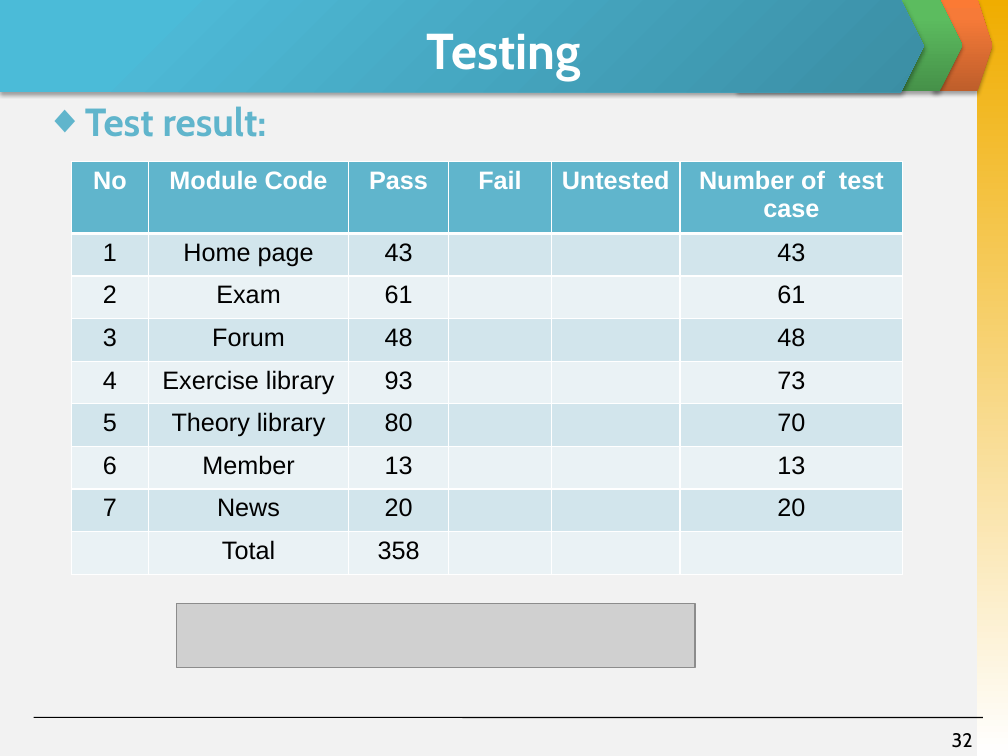
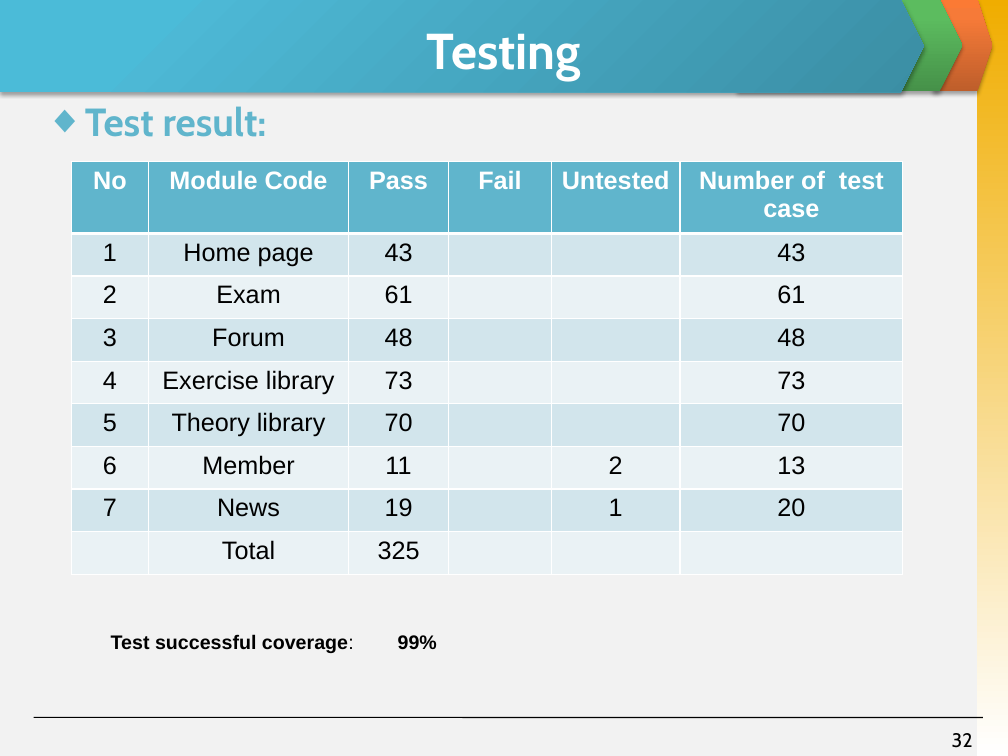
Before and after one commit to skyview059/e-learning-website, a slide deck: slide 32 of Document/Final report/Slide Present E-Learning.pptx. Drawn at 1008x756 pixels with LibreOffice and Linux fonts; fonts in the diff are those of the drawing; grey boxes stand for pictures. Boxes give left, top, right and bottom in pixels: in the first picture for what was removed or moved away, otherwise in the second. Text is boxed around its words. In the diff, an @@ line names an element or a change of style, - is before the commit and + after.

```diff
--- a/Document/Final report/Slide Present E-Learning.pptx
+++ b/Document/Final report/Slide Present E-Learning.pptx
@@ table at (x1=72, y1=161, x2=903, y2=575) @@
-row 5, column 3: 93
+row 5, column 3: 73
-row 6, column 3: 80
+row 6, column 3: 70
-row 7, column 3: 13
+row 7, column 3: 11
-row 7, column 5: 
+row 7, column 5: 2
-row 8, column 3: 20
+row 8, column 3: 19
-row 8, column 5: 
+row 8, column 5: 1
-row 9, column 3: 358
+row 9, column 3: 325
@@ picture removed at (x1=176, y1=604, x2=696, y2=668) @@
@@ text added at (x1=111, y1=634, x2=437, y2=653), 14 pt, text #000000, bold @@
+Test successful coverage: 99%
```
Also in this commit, not shown: 9 other slides changed, 1 slide removed, 2 other files.
